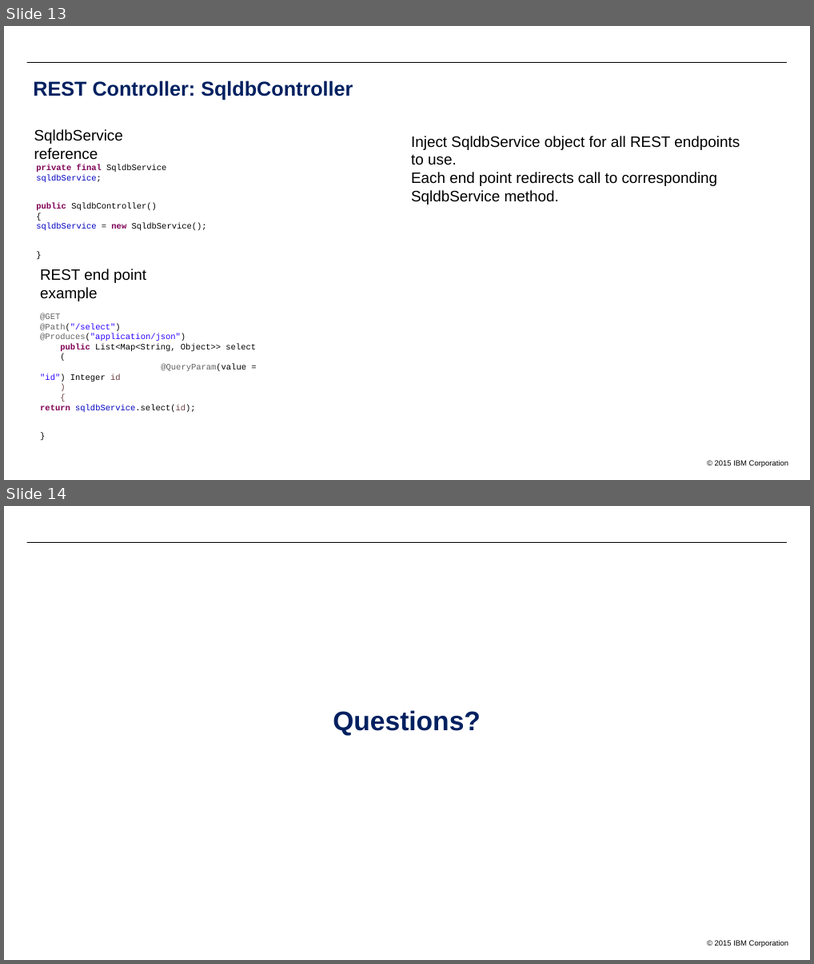
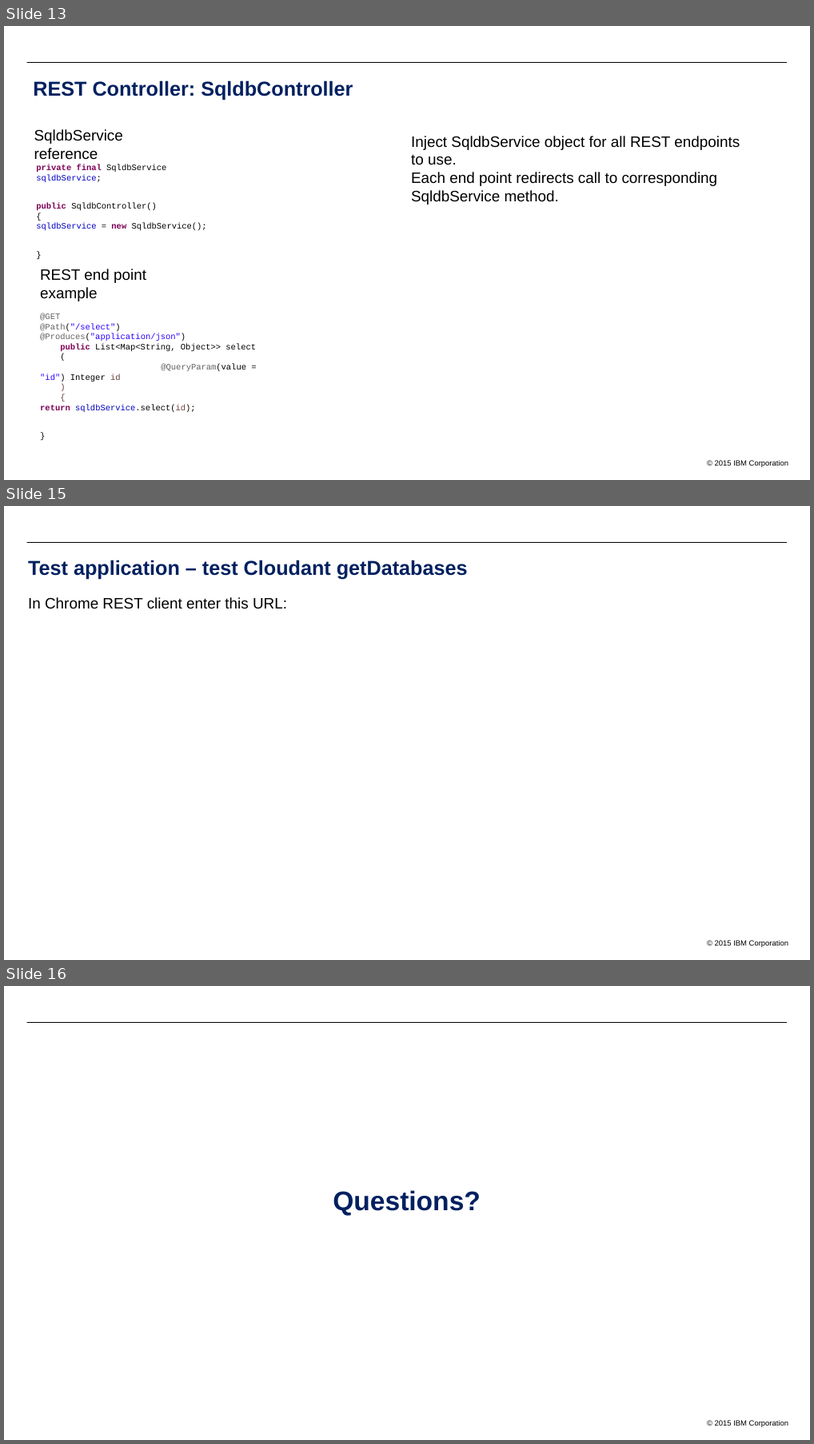
Before and after one commit to ibmecod/java-rest-dataservices, a slide deck: documents/LabX - Java Plays - REST data services.pptx. Shown one above the other, each under a label of ours: slides 13 and 14 before the commit, slides 13, 15 and 16 after it; the slides between them are not shown. The pictures are 814x964 and 814x1444 pixels, drawn with LibreOffice and Linux fonts; fonts in the diff are those of the drawing; background and template pictures are left out. Boxes give left, top, right and bottom in pixels: in the first picture for what was removed or moved away, otherwise in the second. Text is boxed around its words. In the diff, an @@ line names an element or a change of style, - is before the commit and + after.

```diff
--- a/documents/LabX - Java Plays - REST data services.pptx
+++ b/documents/LabX - Java Plays - REST data services.pptx
@@ slide 15 added at [4,506,810,960], background #FFFFFF; not listed: 2 template elements that a slide beside it also shows @@
@@ text added at [28,560,468,580], 24 pt, text #002060, bold @@
+Test application – test Cloudant getDatabases
@@ text added at [28,597,287,609], 18 pt, text #000000 @@
+In Chrome REST client enter this URL:
@@ what was slide 14 is now slide 16 @@
```
Also in this commit, not shown: 1 other slide added, 1 other file.
